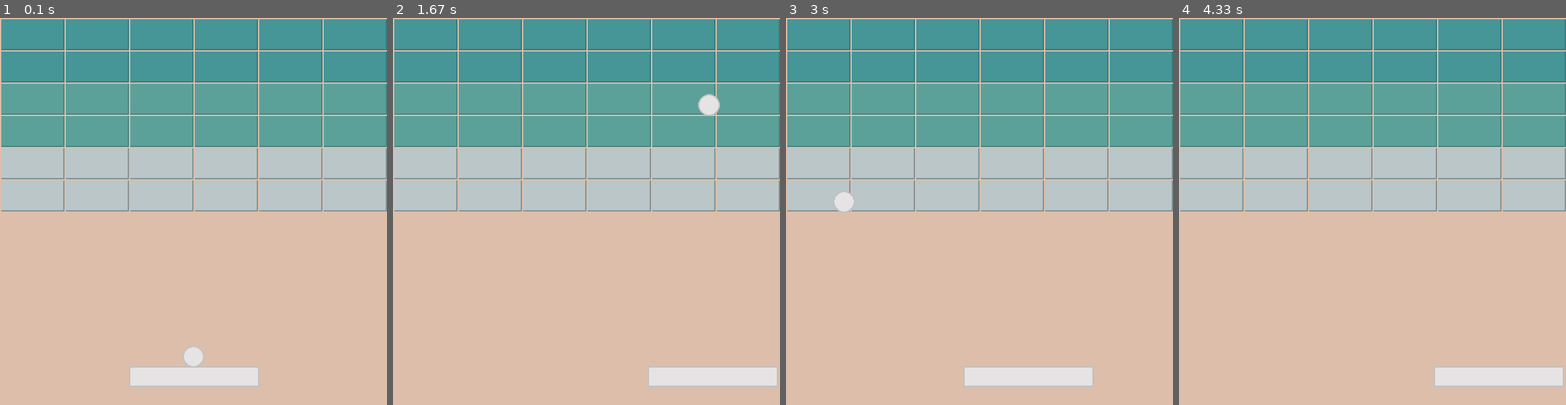
Above: before the commit, frames 1-4 (left to right).
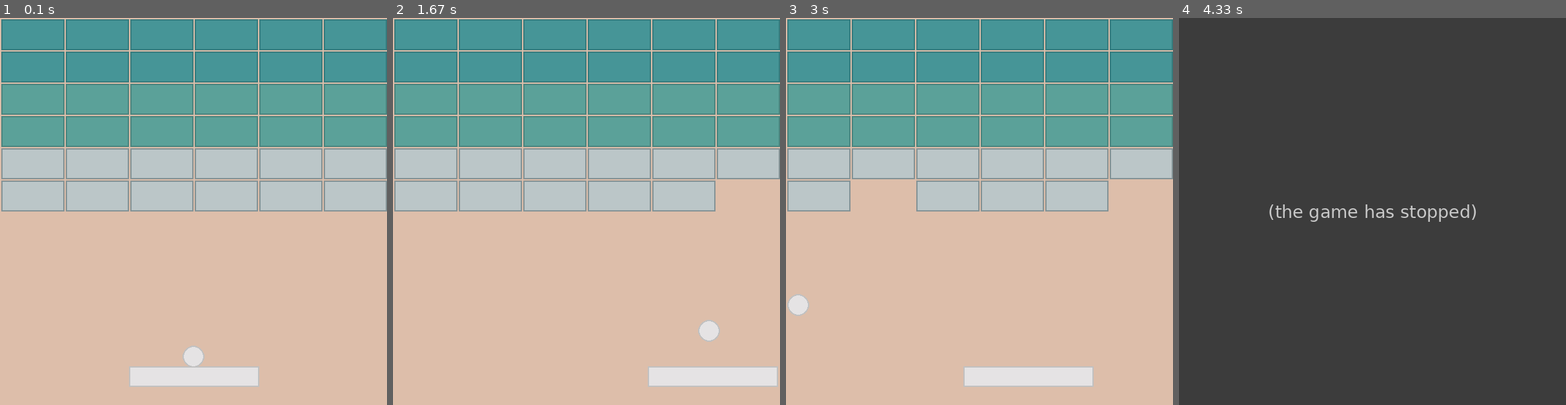
Above: after the commit, the same moments.

Repository: desshac/Arcanoid-Pygame
Game: pygame game, started from main.py
The game is run twice, just before and just after one commit, with the same random seed, the same clock (stepped at 60 frames per second) and the same inputs.
Inputs:
- Up to frame 1 (0.1 s): no input
- Up to frame 2 (1.67 s): tap Space at 0.33, 0.73, 1.03, 1.23, 1.53 s; hold Right 0.67-1.13 s; hold Right 1.17-1.63 s
- Up to frame 3 (3 s): hold Left 1.67-2.2 s; tap Space at 1.73, 2.03, 2.3, 2.6, 2.73 s; hold Left 2.23-2.63 s; hold Right from 2.67 s (still down)
- Up to frame 4 (4.33 s): tap Space at 3.03 s; release Right at 3.3 s

The runs differ from the first frame. In frame 1, 2.8% of the frame differs, in the area x 0-100%, y 0-50%; in frame 2, 4.5%; in frame 3, 5.7%; in frame 4, 100%, in the area x 0-100%, y 0-100%.
After the commit the program exited at 3.43 s; later frames show no game.

Commit message:
Arcanoid 1.0

Diff:
--- a/main.py
+++ b/main.py
@@ -1,4 +1,5 @@
 import pygame
+import sys
 
 pygame.init()
 
@@ -25,6 +26,11 @@
 rows = 6
 
 
+def terminate():
+    pygame.quit()
+    sys.exit()
+
+
 class wall():
     def __init__(self):
         self.width = screen_width // cols
@@ -38,7 +44,7 @@
             for col in range(cols):
                 block_x = col * self.width
                 block_y = row * self.height
-                rect = pygame.Rect(block_x + 2, block_y + 2, self.width - 4, self.height - 4)
+                rect = pygame.Rect(block_x + 4, block_y + 4, self.width - 6, self.height - 6)
                 shadow = pygame.Rect(block_x + 2, block_y + 2, self.width - 2, self.height - 2)
                 if row < 2:
                     strength = 3
@@ -103,7 +109,7 @@
         self.speed_y = -5
         self.speed = 15
         self.speed_max = 8
-        self.game_over = 1
+        self.game_over = 0
 
     def draw_ball(self):
         pygame.draw.circle(screen, platform_shadow, (self.rect.x + self.ball_radius, self.rect.y + self.ball_radius),
@@ -114,6 +120,29 @@
     def update_ball(self):
 
         collision = 5
+
+        wall_destroyed = 0
+        row_count = 0
+        for row in wall.blocks:
+            item_count = 0
+            for item in row:
+                if self.rect.colliderect(item[0]):
+                    if abs(self.rect.bottom - item[0].top) < collision and self.speed_y > 0:
+                        self.speed_y *= -1
+                    if abs(self.rect.top - item[0].bottom) < collision and self.speed_y < 0:
+                        self.speed_y *= -1
+                    if abs(self.rect.right - item[0].left) < collision and self.speed_x > 0:
+                        self.speed_x *= -1
+                    if abs(self.rect.left - item[0].right) < collision and self.speed_x < 0:
+                        self.speed_x *= -1
+
+                    if wall.blocks[row_count][item_count][2] > 1:
+                        wall.blocks[row_count][item_count][2] -= 1
+                    else:
+                        wall.blocks[row_count][item_count][0] = pygame.Rect(0, 0, 0, 0)
+                        wall.blocks[row_count][item_count][1] = pygame.Rect(0, 0, 0, 0)
+                item_count += 1
+            row_count += 1
 
         if not ball_running:
             key = pygame.key.get_pressed()
@@ -169,7 +198,13 @@
             if not ball_running:
                 ball_running = True
     platform.update_platform()
-    ball.update_ball()
+    game_over = ball.update_ball()
+    if game_over == -1:
+        print('game_over')
+        terminate()
+    elif game_over == 1:
+        print('you win')
+        terminate()
     clock.tick(FPS)
     pygame.display.update()
 
